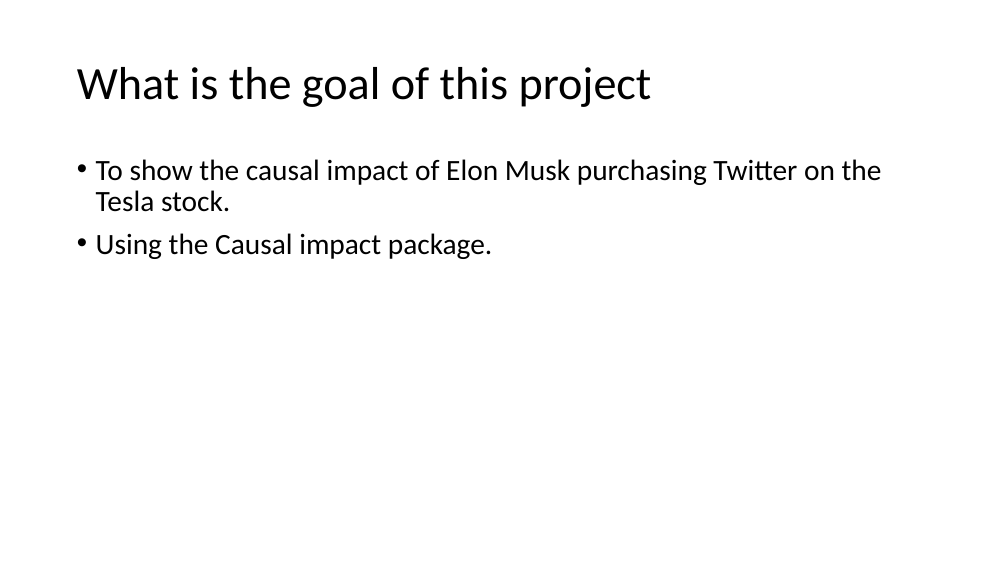
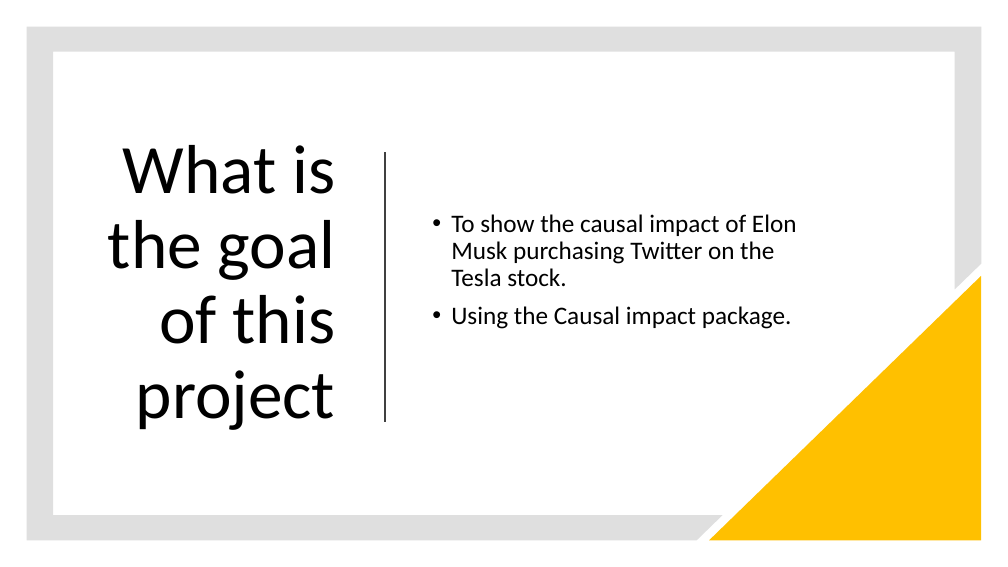
Before and after one commit to josipcurkovic/capstone23, a slide deck: slide 3 of code/Causal Impact.pptx. Drawn at 1008x567 pixels with LibreOffice and Linux fonts; fonts in the diff are those of the drawing. Boxes give left, top, right and bottom in pixels: in the first picture for what was removed or moved away, otherwise in the second. Text is boxed around its words. In the diff, an @@ line names an element or a change of style, - is before the commit and + after.

```diff
--- a/code/Causal Impact.pptx
+++ b/code/Causal Impact.pptx
@@ freeform shape added at [26,26,982,541], fill #808080 at 25% opacity @@
@@ title "What is the goal of ...": place and size @@
-title "What is the goal of ..." at [77,67,652,107]
+title "What is the goal of ..." at [108,145,335,430]
@@ title "What is the goal of ..." at [108,145,335,430]: size 44 to 66 pt; alignment left to right @@
@@ text "To show the causal impact ...": place and size @@
-text "To show the causal impact ..." at [96,159,882,259]
+text "To show the causal impact ..." at [451,214,797,329]
@@ text "To show the causal impact ..." at [451,214,797,329]: size 28 to 24 pt; vertical alignment top to middle @@
@@ line added from (385, 154) to (385, 421), #404040 1.5 pt @@
@@ right triangle added at [709,276,982,541], fill #FFC000 @@
```
Also in this commit, not shown: 5 other slides changed.
